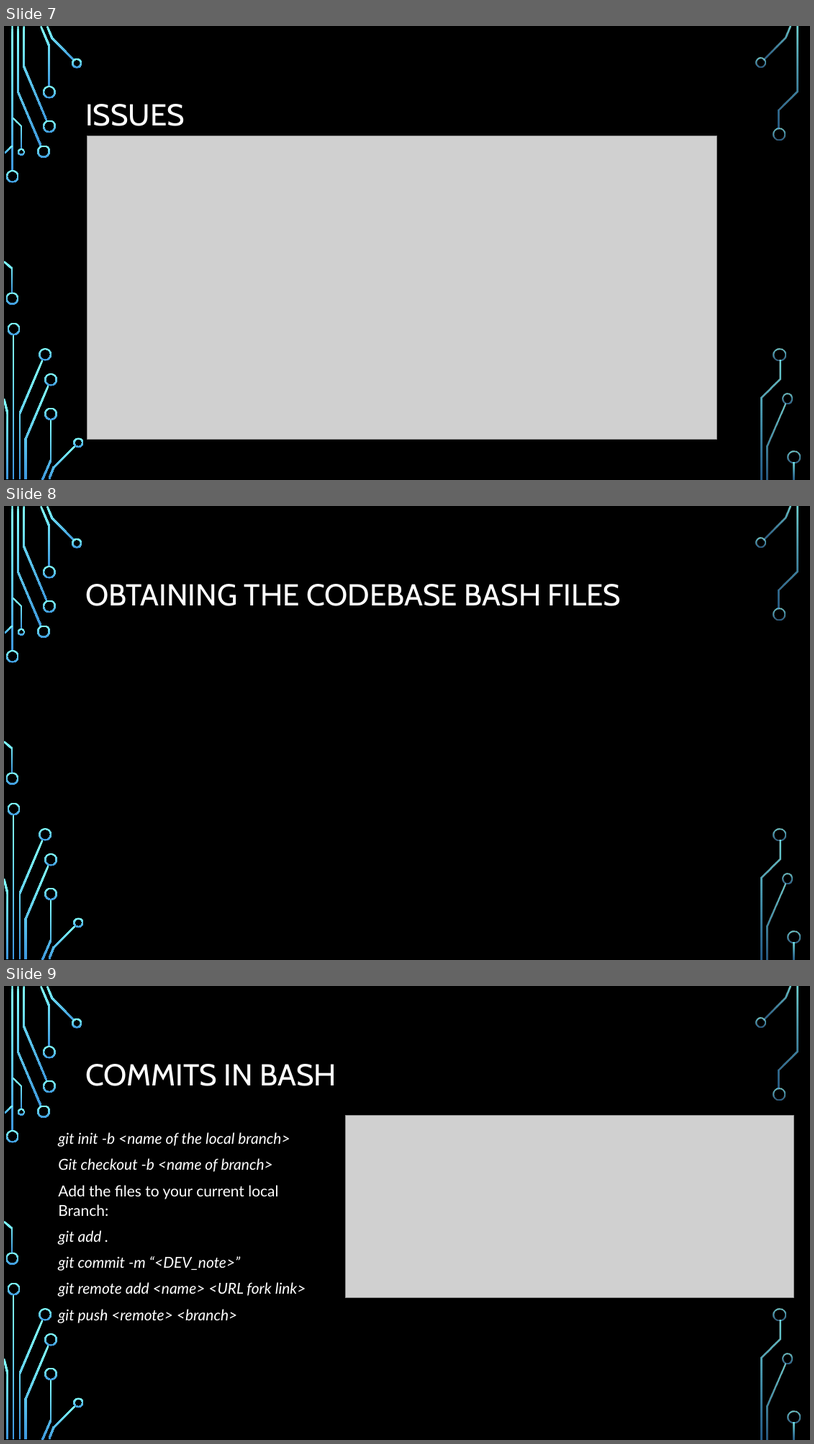
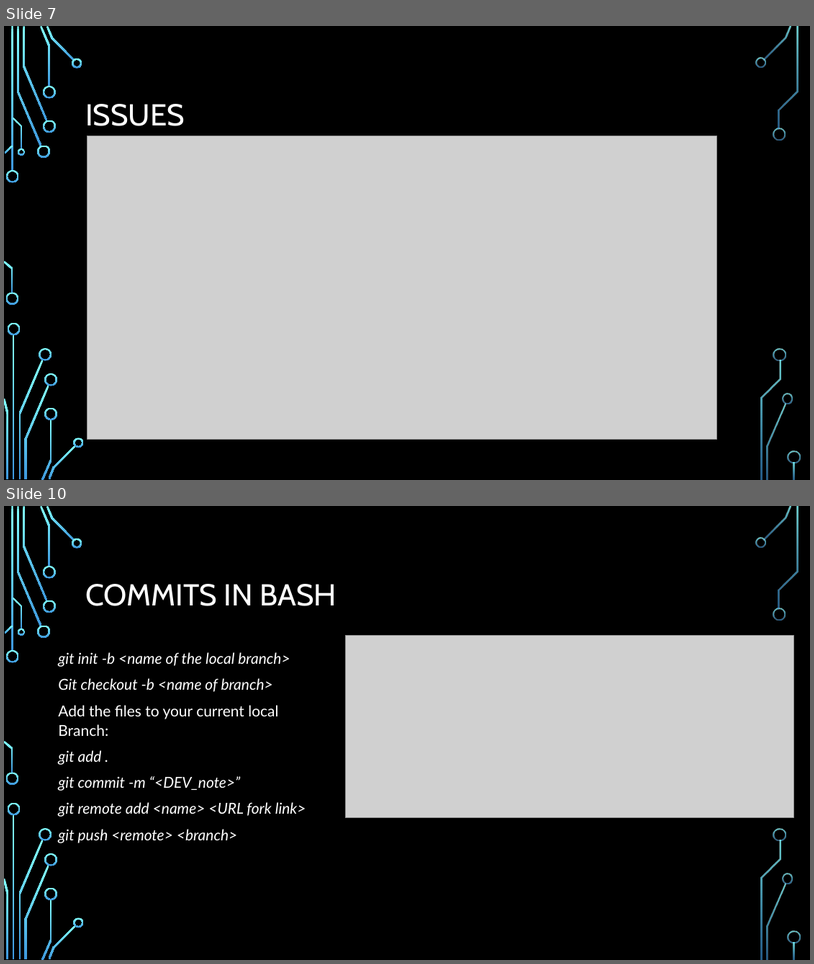
Before and after one commit to Ndig-BRO/DEV_training, a slide deck: BREAULT SWD TRAINING.pptx. Shown one above the other, each under a label of ours: slides 7, 8 and 9 before the commit, slides 7 and 10 after it; the slides between them are not shown. The pictures are 814x1444 and 814x964 pixels, drawn with LibreOffice and Linux fonts; fonts in the diff are those of the drawing; grey boxes stand for pictures; background and template pictures are left out. Boxes give left, top, right and bottom in pixels: in the first picture for what was removed or moved away, otherwise in the second. Text is boxed around its words. In the diff, an @@ line names an element or a change of style, - is before the commit and + after.

```diff
--- a/BREAULT SWD TRAINING.pptx
+++ b/BREAULT SWD TRAINING.pptx
@@ slide 8 removed at (x1=4, y1=506, x2=810, y2=960), background picture (left out); not listed: 36 template elements that a slide beside it also shows @@
@@ title removed at (x1=85, y1=584, x2=622, y2=606) @@
-OBTAINING THE CODEBASE BASH FILES
@@ what was slide 9 is now slide 10 @@
```
Also in this commit, not shown: 3 slides changed, 2 slides added.
